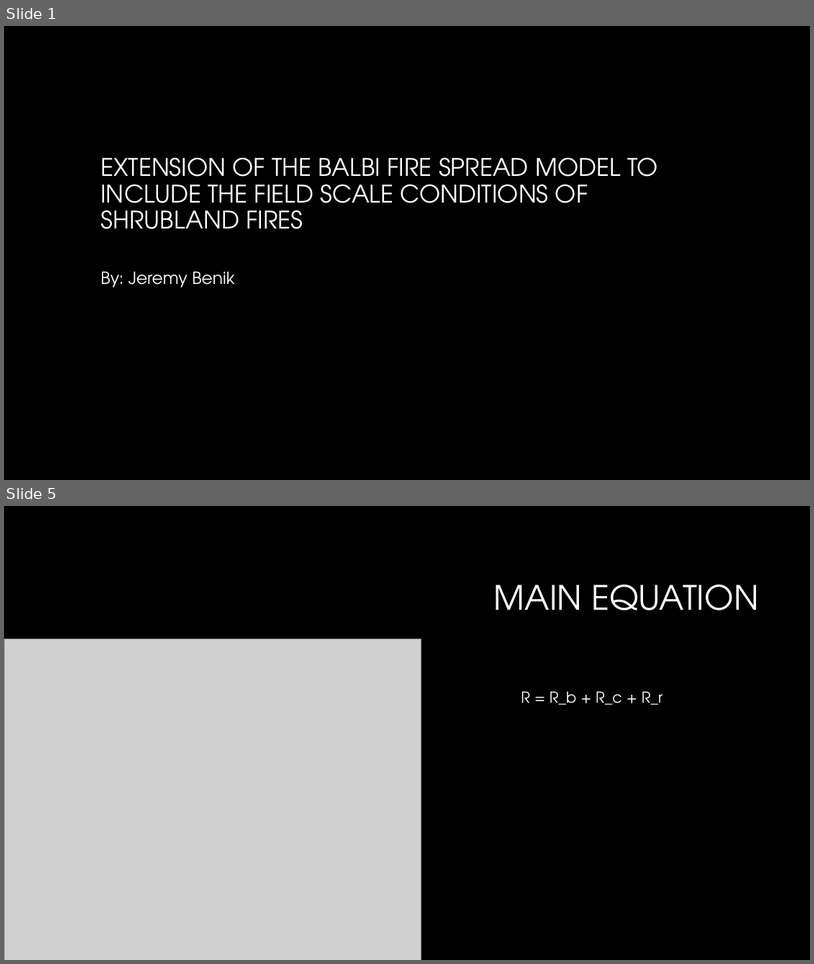
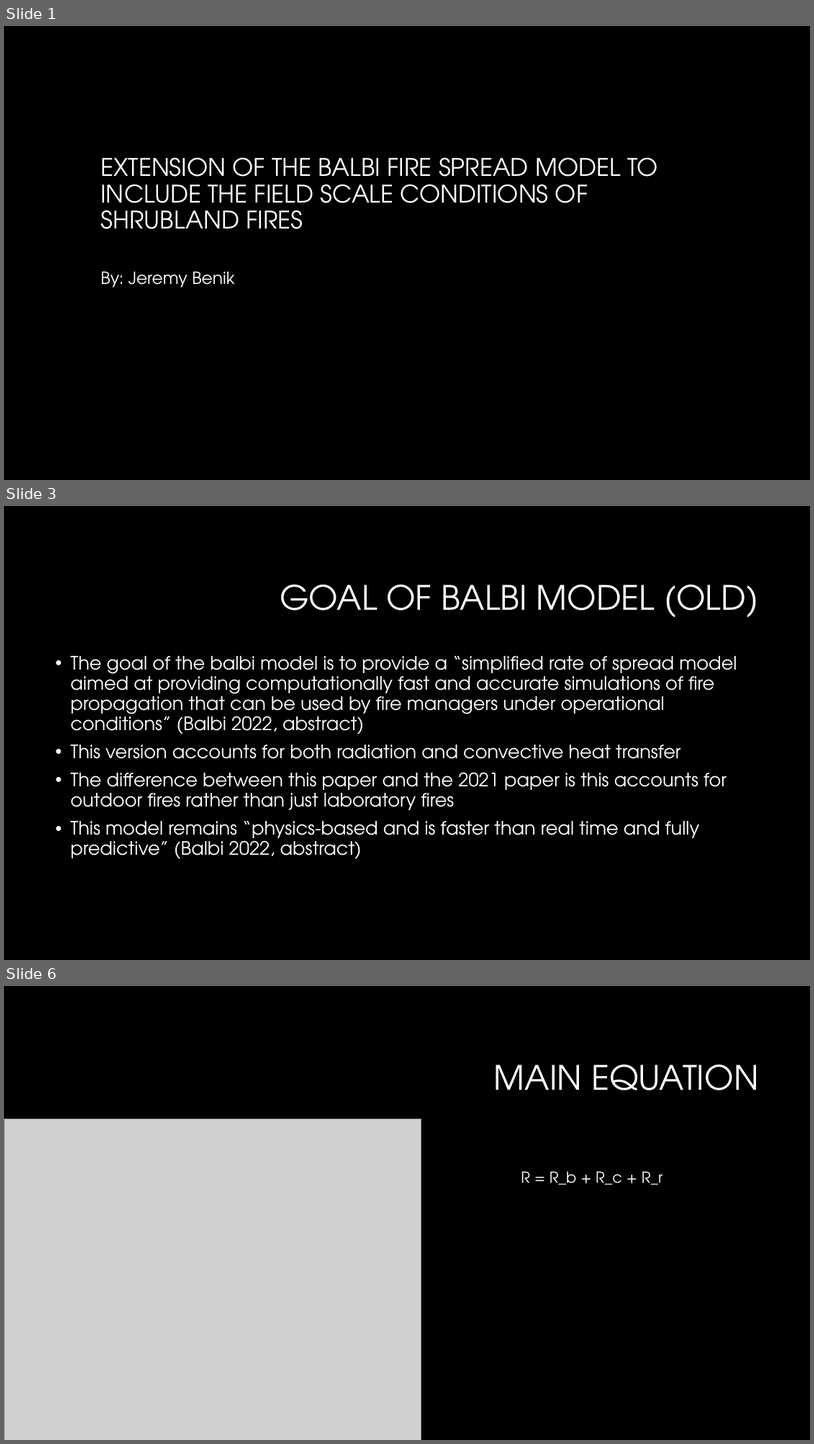
Before and after one commit to Jeremy-Benik/Meeting_Notes, a slide deck: Presentations/Balbi_2022_presentation.pptx. Shown one above the other, each under a label of ours: slides 1 and 5 before the commit, slides 1, 3 and 6 after it; the slides between them are not shown. The pictures are 814x964 and 814x1444 pixels, drawn with LibreOffice and Linux fonts; fonts in the diff are those of the drawing; grey boxes stand for pictures; background and template pictures are left out. Boxes give left, top, right and bottom in pixels: in the first picture for what was removed or moved away, otherwise in the second. Text is boxed around its words. In the diff, an @@ line names an element or a change of style, - is before the commit and + after.

```diff
--- a/Presentations/Balbi_2022_presentation.pptx
+++ b/Presentations/Balbi_2022_presentation.pptx
@@ slide 3 added at bbox=[4, 506, 810, 960], background #000000 @@
@@ title added at bbox=[280, 584, 759, 618], 40 pt, text #FFFFFF @@
+GOAL OF BALBI MODEL (OLD)
@@ text added at bbox=[70, 656, 737, 859], 22 pt, text #FFFFFF @@
+• The goal of the balbi model is to provide a “simplified rate of spread model aimed at providing computationally fast and accurate simulations of fire propagation that can be used by fire managers under operational conditions” (Balbi 2022, abstract)
+• This version accounts for both radiation and convective heat transfer
+• The difference between this paper and the 2021 paper is this accounts for outdoor fires rather than just laboratory fires
+• This model remains “physics-based and is faster than real time and fully predictive” (Balbi 2022, abstract)
@@ what was slide 5 is now slide 6 @@
```
Also in this commit, not shown: 4 slides changed, 6 other slides added, 2 other files.
